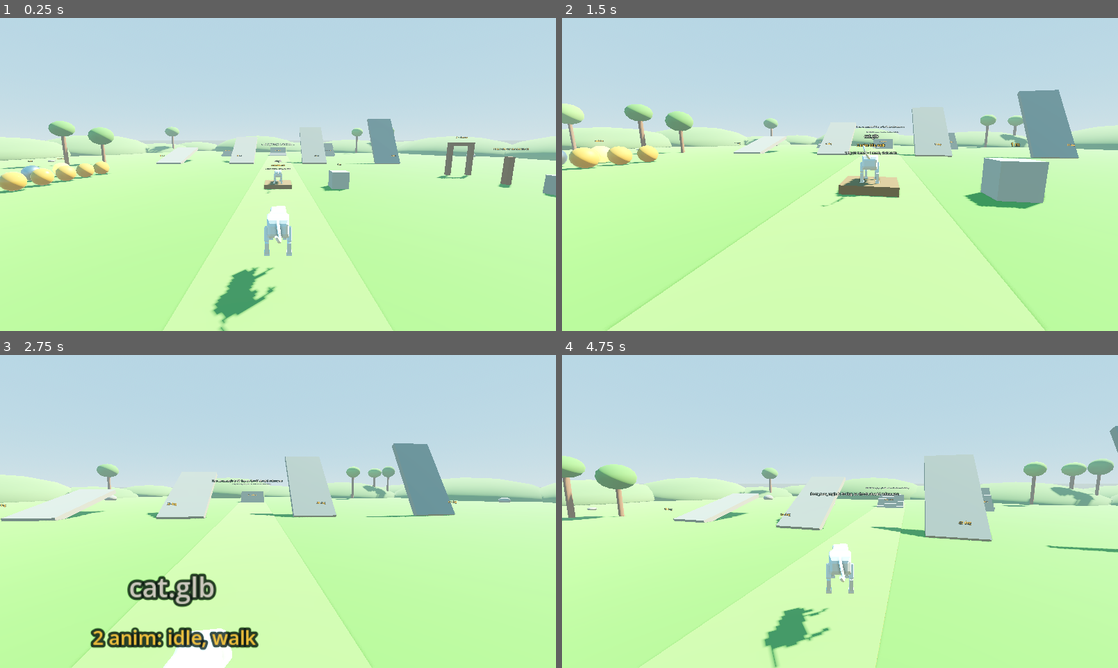
Above: before the commit, frames 1-4 (two rows, left to right).
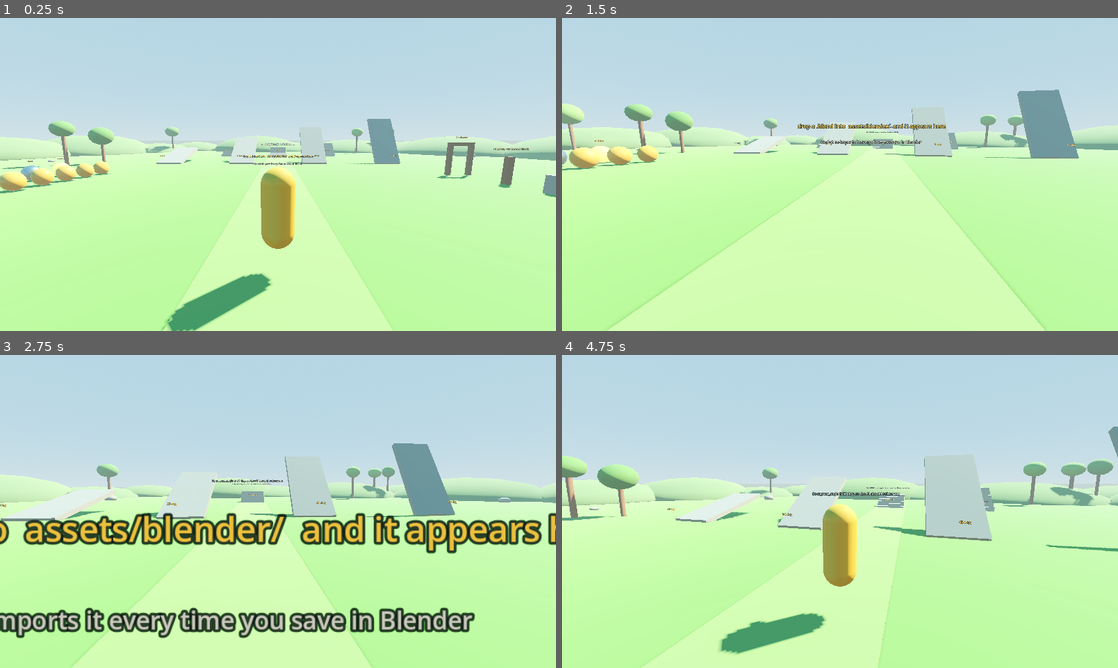
Above: after the commit, the same moments.

Repository: WatcherAtTheThreshold/greenhorn
Game: Godot game, scene res://scenes/main.tscn
Same seed, same stepped clock (60 frames per second), same inputs: the game is played once before the commit and once after it.
Inputs (mouse positions are in pixels of both pictures, inside the frame that each line leads up to):
- Up to frame 1 (0.25 s): no input
- Up to frame 2 (1.5 s): move the mouse to (867, 174) at 0.52 s; hold W (move_forward) from 0.53 s (still down); tap Space (jump) at 0.6, 0.77, 1.07 s; move the mouse to (812, 174) at 1.27 s; tap C (cam_toggle) at 1.35 s
- Up to frame 3 (2.75 s): keep holding W (move_forward); tap Space (jump) at 1.52, 1.55, 1.82, 2.3 s; move the mouse to (289, 505) at 2.02 s; hold Shift (sprint) from 2.03 s (still down)
- Up to frame 4 (4.75 s): keep holding W (move_forward); move the mouse to (834, 517) at 2.77 s; release Shift (sprint) at 2.78 s; tap Space (jump) at 2.85, 3.02, 3.32, 3.77, 3.8, 4.07, 4.52, 4.55 s; move the mouse to (878, 514) at 3.52 s; hold C (cam_toggle) 3.53-4.28 s; move the mouse to (795, 508) at 4.27 s; tap Shift (sprint) at 4.35 s

The runs differ from the first frame. In frame 1, 3.4% of the frame differs, in the area x 29-63%, y 43-100%; in frame 2, 3.4%; in frame 3, 16%, in the area x 0-100%, y 50-100%; in frame 4, 4.3%.

Commit message:
Plinths idle, and the player gets an air state
Plinth models now prefer idle over walk. A plinth is a display stand, and a
walk cycle running on the spot reads as a treadmill; an idle reads as "here
is the character". Falls back to walk, then run, then whatever is first.

The player gains jump, plus optional fall and land. Everything degrades: no
fall and the jump pose holds, no land and it goes straight back to idle, no
air clips at all and the ground poses simply keep running mid-air.

Landing is held for a fifth of a second so the walk that follows cannot stamp
on it the very next frame, which is otherwise why nobody ever sees a landing.

AnimPick gains explicit loop control. Cycles loop; a jump or a landing must
not, or the character bounces on the spot for as long as it is airborne.

Diff:
--- a/scripts/anim_pick.gd
+++ b/scripts/anim_pick.gd
@@ -31,8 +31,14 @@
 ## Make an animation loop. Imported clips default to no looping, so a walk
 ## cycle plays once and freezes on the last frame.
 static func loop(ap: AnimationPlayer, name: String) -> void:
+	set_loop(ap, name, true)
+
+
+## Explicit loop control. Cycles loop; one-shots like a jump or a landing must
+## not, or the character bounces on the spot for as long as it is in the air.
+static func set_loop(ap: AnimationPlayer, name: String, on: bool) -> void:
 	if ap == null or name == "":
 		return
 	var a := ap.get_animation(name)
 	if a:
-		a.loop_mode = Animation.LOOP_LINEAR
+		a.loop_mode = Animation.LOOP_LINEAR if on else Animation.LOOP_NONE
--- a/scripts/player.gd
+++ b/scripts/player.gd
@@ -63,7 +63,12 @@
 var _clip_idle := ""
 var _clip_walk := ""
 var _clip_run := ""
+var _clip_jump := ""
+var _clip_fall := ""
+var _clip_land := ""
 var _idle_held := false
+var _airborne := false
+var _land_left := 0.0
 
 
 func _ready() -> void:
@@ -97,13 +102,19 @@
 		_clip_idle = AnimPick.find(_anim, "idle")
 		_clip_walk = AnimPick.find(_anim, "walk")
 		_clip_run  = AnimPick.find(_anim, "run")
+		_clip_jump = AnimPick.find(_anim, "jump")
+		_clip_fall = AnimPick.find(_anim, "fall")
+		_clip_land = AnimPick.find(_anim, "land")
 		# no walk but a run? use it for both rather than standing frozen
 		if _clip_walk == "":
 			_clip_walk = _clip_run
 		if _clip_run == "":
 			_clip_run = _clip_walk
-		for clip in [_clip_idle, _clip_walk, _clip_run]:
+		for clip in [_clip_idle, _clip_walk, _clip_run, _clip_fall]:
 			AnimPick.loop(_anim, clip)
+		# a jump or a landing that loops bounces on the spot
+		for once in [_clip_jump, _clip_land]:
+			AnimPick.set_loop(_anim, once, false)
 
 
 const MODEL_DIR := "res://assets/blender/"
@@ -182,7 +193,7 @@
 		velocity = Vector3.ZERO
 	_move(delta)
 	_update_camera(delta)
-	_animate()
+	_animate(delta)
 
 
 func _move(delta: float) -> void:
@@ -269,15 +280,49 @@
 ## If the model you dropped in has animations called idle / walk / run, they
 ## get driven here. Names that do not exist are simply skipped, so a model
 ## with no AnimationPlayer costs nothing.
-func _animate() -> void:
+## Ground poses, plus an air state. Everything degrades: a model with only
+## an idle still works, a model with jump but no fall holds the jump, and one
+## with no air clips at all just keeps using the ground poses mid-air.
+const LAND_HOLD := 0.22   ## seconds the landing clip is protected for
+
+func _animate(delta: float) -> void:
 	if _anim == null:
 		return
+	var grounded := is_on_floor()
+
+	# --- touchdown. Hold the landing briefly or the walk that follows stamps
+	# on it the very next frame and you never see it.
+	if grounded and _airborne:
+		_airborne = false
+		if _clip_land != "":
+			_land_left = LAND_HOLD
+			_play(_clip_land)
+			return
+	_airborne = not grounded
+
+	if _land_left > 0.0:
+		_land_left -= delta
+		if _land_left > 0.0:
+			return
+
+	# --- in the air
+	if not grounded:
+		var air := _clip_jump
+		if velocity.y < 0.0 and _clip_fall != "":
+			air = _clip_fall
+		if air != "":
+			_play(air)
+			return
+		# nothing airborne to play: fall through and keep the ground pose
+
+	# --- on the ground
 	var planar := Vector3(velocity.x, 0.0, velocity.z).length()
 	var want := _clip_idle
 	if planar > RUN_SPEED * 0.7:
 		want = _clip_run
 	elif planar > 0.35:
 		want = _clip_walk
+
 	if want == "":
 		# No idle clip in this model. Holding the first frame of the walk
 		# reads far better than the rest pose, which for a rigged character
@@ -293,8 +338,12 @@
 			_anim.speed_scale = 0.0
 			_idle_held = true
 		return
+	_play(want)
+
+
+func _play(clip: String) -> void:
 	if _idle_held:
 		_anim.speed_scale = 1.0
 		_idle_held = false
-	if _anim.current_animation != want:
-		_anim.play(want)
+	if _anim.current_animation != clip:
+		_anim.play(clip)
--- a/scripts/world.gd
+++ b/scripts/world.gd
@@ -418,8 +418,10 @@
 	var list := ap.get_animation_list()
 	if list.is_empty():
 		return "no animations"
+	# Idle first. A plinth is a display stand, and a walk cycle running on
+	# the spot reads as a treadmill; an idle reads as "here is the character".
 	var pick := ""
-	for want in ["walk", "idle", "run"]:
+	for want in ["idle", "walk", "run"]:
 		pick = AnimPick.find(ap, want)
 		if pick != "":
 			break
Not shown, added: assets/blender/alt-blend-files/block.blend.import
Not shown, added: assets/blender/alt-blend-files/cat2.blend.import
Not shown, added: assets/blender/alt-blend-files/face2.blend.import
Not shown, added: assets/blender/alt-blend-files/potion2.blend.import
Not shown, added: assets/blender/alt-blend-files/red_heart_golden_heart.blend.import
Not shown, added: assets/blender/alt-blend-files/sword1.blend.import
Not shown, added: assets/blender/alt-blend-files/tableAndLanterns.blend.import
Not shown, added: assets/blender/alt-blend-files/torch1.blend.import
Not shown, added: assets/blender/alt-blend-files/walk-man.blend.import
Not shown, added: assets/blender/alt-blend-files/wood_chair.blend.import
Binary file removed: assets/blender/cat.glb
Not shown, removed: assets/blender/cat.glb.import
(and 16 more such lines)
